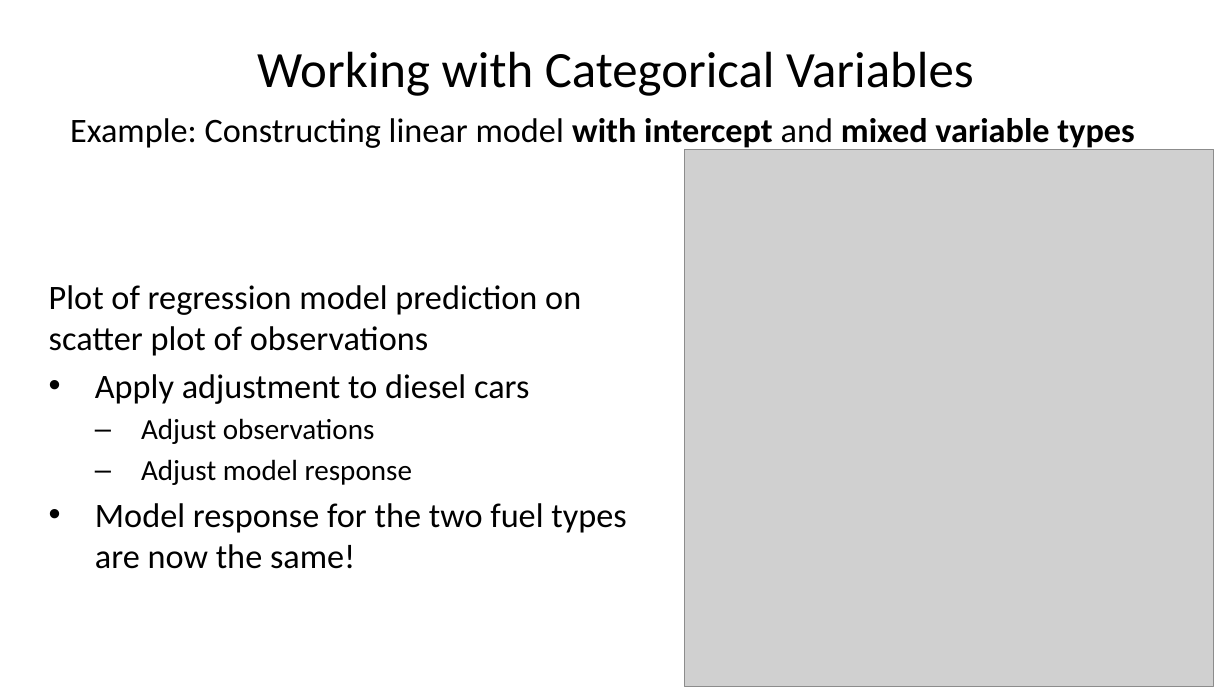
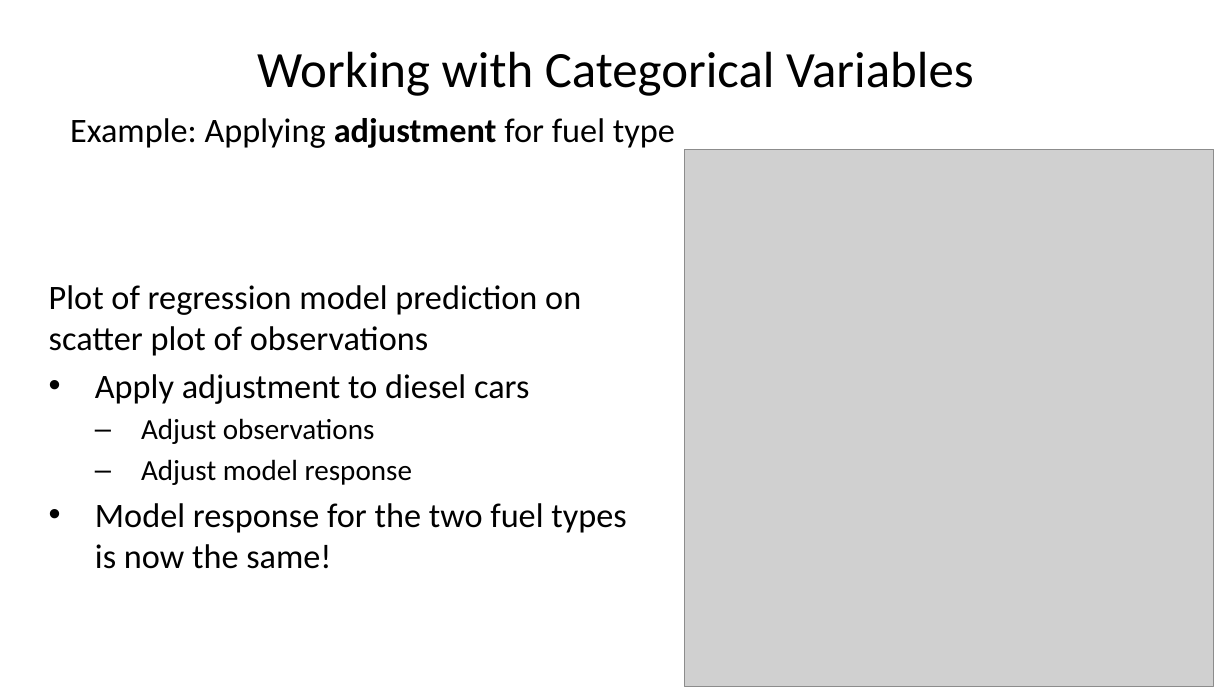
Before and after one commit to StephenElston/CSCI-E-83, a slide deck: slide 17 of LectureSlides/09_GeneralizingTheLinearModel.pptx (slide 19 before the commit). Drawn at 1232x693 pixels with LibreOffice and Linux fonts; fonts in the diff are those of the drawing; grey boxes stand for pictures. Boxes give left, top, right and bottom in pixels: in the first picture for what was removed or moved away, otherwise in the second. Text is boxed around its words. In the diff, an @@ line names an element or a change of style, - is before the commit and + after.

```diff
--- a/LectureSlides/09_GeneralizingTheLinearModel.pptx
+++ b/LectureSlides/09_GeneralizingTheLinearModel.pptx
@@ text at (x1=70, y1=118, x2=675, y2=148): text changed @@
-Example: Constructing linear model with intercept and mixed variable types
+Example: Applying adjustment for fuel type
@@ text at (x1=95, y1=503, x2=626, y2=569): text changed @@
-• Model response for the two fuel types are now the same!
+• Model response for the two fuel types is now the same!
```
Also in this commit, not shown: 13 other slides changed, 2 slides removed.
